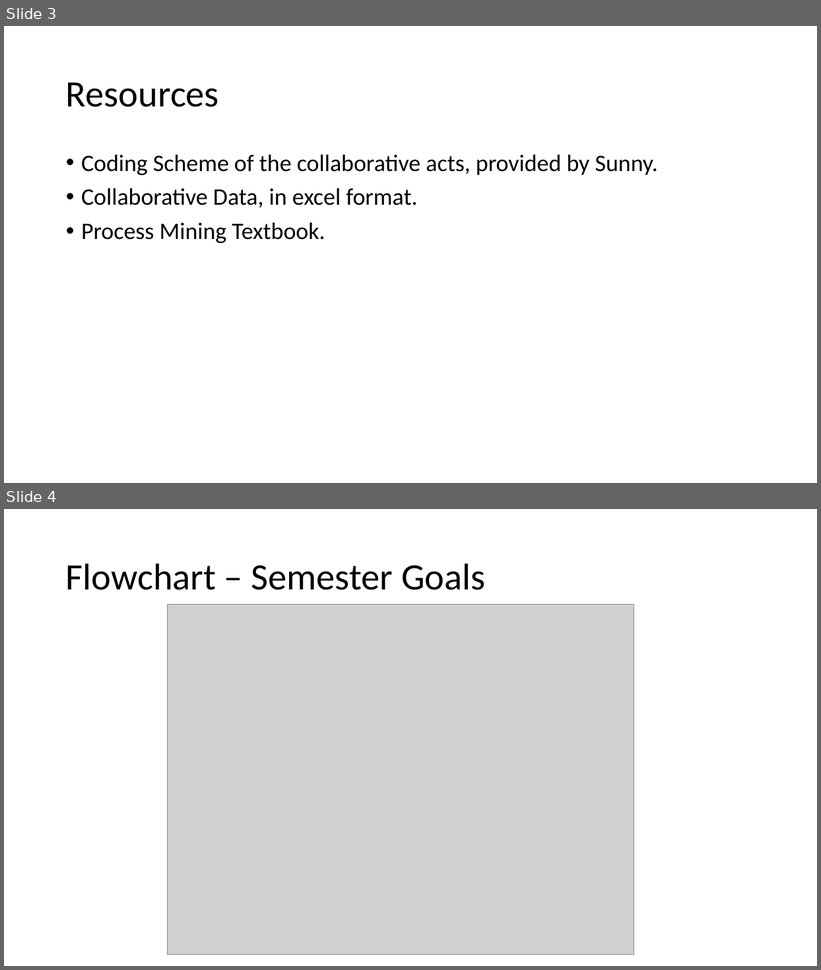
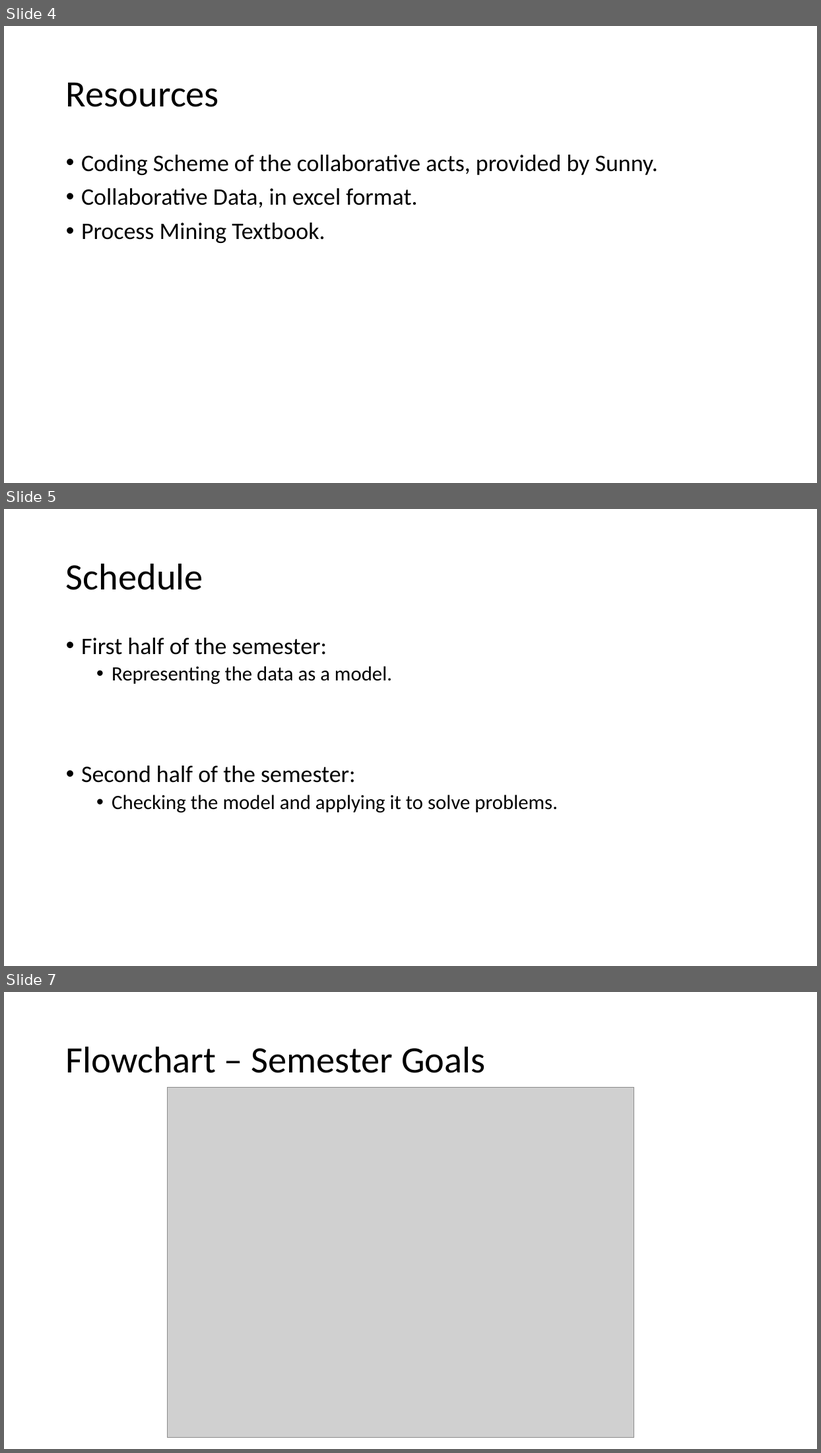
Before and after one commit to kensekense/unige-spring-2020, a slide deck: models/presentation1_CSAmodeling.pptx. Shown one above the other, each under a label of ours: slides 3 and 4 before the commit, slides 4, 5 and 7 after it; the slides between them are not shown. The pictures are 821x970 and 821x1453 pixels, drawn with LibreOffice and Linux fonts; fonts in the diff are those of the drawing; grey boxes stand for pictures. Boxes give left, top, right and bottom in pixels: in the first picture for what was removed or moved away, otherwise in the second. Text is boxed around its words. In the diff, an @@ line names an element or a change of style, - is before the commit and + after.

Commit message:
models pres ups

```diff
--- a/models/presentation1_CSAmodeling.pptx
+++ b/models/presentation1_CSAmodeling.pptx
@@ slide 5 added at <box>4,509,817,966</box>, background #FFFFFF @@
@@ title added at <box>66,563,203,590</box>, 44 pt, text #000000 @@
+Schedule
@@ text added at <box>81,638,558,813</box>, 24 pt, text #000000 @@
+• First half of the semester:
+  • Representing the data as a model.
+• Second half of the semester:
+  • Checking the model and applying it to solve problems.
@@ what was slide 3 is now slide 4 @@
@@ what was slide 4 is now slide 7 @@
```
Also in this commit, not shown: 4 slides changed, 2 other slides added.
